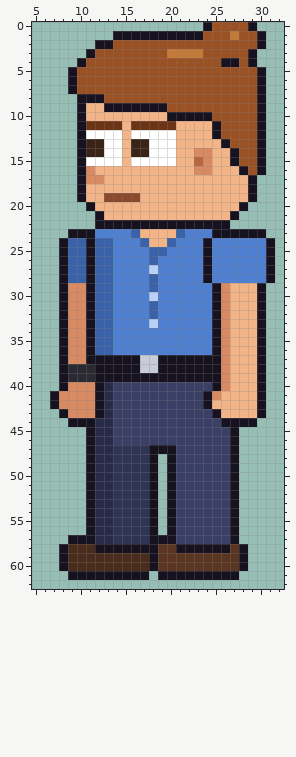
Two states of a pixel-art file, sprites/custom/custom_intern_bun_left.aseprite. Above: the version before the commit.
40x64 pixels, 1 frame. Shown: x 5..32, y 0..62.
Now the later version:
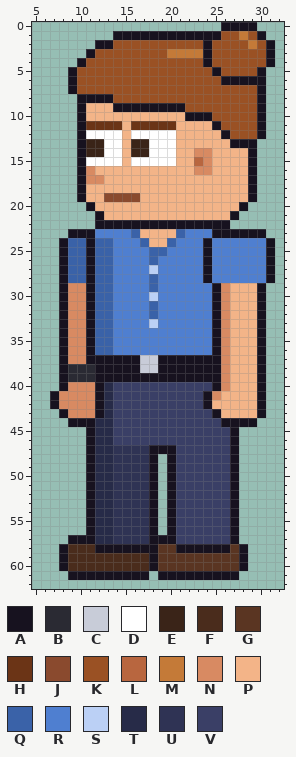
Palette (. is transparent): A #17121f  B #2a2a33  C #c8ccd8  D #ffffff  E #3a2418  F #4a2c1c  G #5a3522  H #6b3416  J #8a4a2e  K #9a5124  L #b8663f  M #c47a38  N #d88a62  P #f3b488  Q #3a62a8  R #4f7fd0  S #bbd0f5  T #272b48  U #2f3354  V #3a3f66
The exact change:
--- layer "Hair"
@@ x 5..32 @@
- 0 ...................AKKKKA...
- 1 .........AAAAAAAAAAKKKMKKA..
- 2 .......AAKKKKKKKKKKKKKKKKA..
- 3 ......AKKKKKKKKMMMMKKKKKA...
- 4 .....AKKKKKKKKKKKKKKKAAKA...
- 5 ....AKKKKKKKKKKKKKKKKKKKKA..
- 6 ....AKKKKKKKKKKKKKKKKKKKKA..
+ 0 .....................AAAA...
+ 1 .........AAAAAAAAAAAAKKMKA..
+ 2 .......AAKKKKKKKKKKAKKKKMKA.
+ 3 ......AKKKKKKKKMMMMAKKKKKKA.
+ 4 .....AKKKKKKKKKKKKKAKKKKKKA.
+ 5 ....AKKKKKKKKKKKKKKKAKKKKA..
+ 6 ....AKKKKKKKKKKKKKKKKAAAAA..
  7 ....AKKKKKKKKKKKKKKKKKKKKA..
- 8 .....AAAKKKKKKKKKKKKKKKKKA..
- 9 .....APPAAAAAAAKKKKKKKKKKA..
-10 .....APPPPPPPPPAAAAAKKKKKA..
+ 8 .....AAAAKKKKKKKKKKKKKKKKA..
+ 9 .....APPPAAAAAAAAKKKKKKKKA..
+10 .....APPPPPPPPPPPAAAKKKKKA..
 11 .....AHHHHPHHHHHPPPPAKKKKA..
-12 .....ADDDDPDDDDDPPPPAKKKKA..
-13 .....AEEDDPEEDDDPPPPPAKKKA..
-14 .....AEEDDPEEDDDPPNNPPAKKA..
-15 .....ADDDDPDDDDDPPLNPPAKKA..
-16 .....ANPPPPPPPPPPPNNPPPAKA..
+12 .....ADDDDPDDDDDPPPPPAKKKA..
+13 .....AEEDDPEEDDDPPPPPPAAA...
+14 .....AEEDDPEEDDDPPNNPPPPA...
+15 .....ADDDDPDDDDDPPLNPPPPA...
+16 .....ANPPPPPPPPPPPNNPPPPA...
 17 .....ANNPPPPPPPPPPPPPPPPA...
Changed places in both pictures, as pixel boxes (x1, y1, x2, y2):
changed: (203, 22, 275, 85)
changed: (104, 94, 113, 112)
changed: (167, 103, 266, 175)
